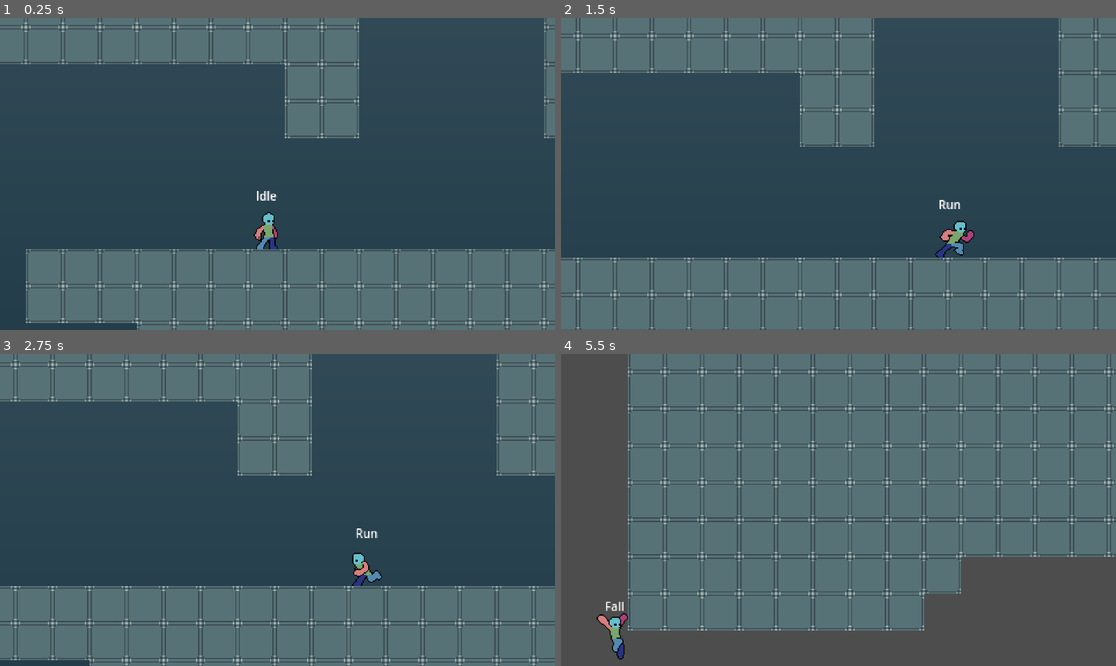
Above: before the commit, frames 1-4 (two rows, left to right).
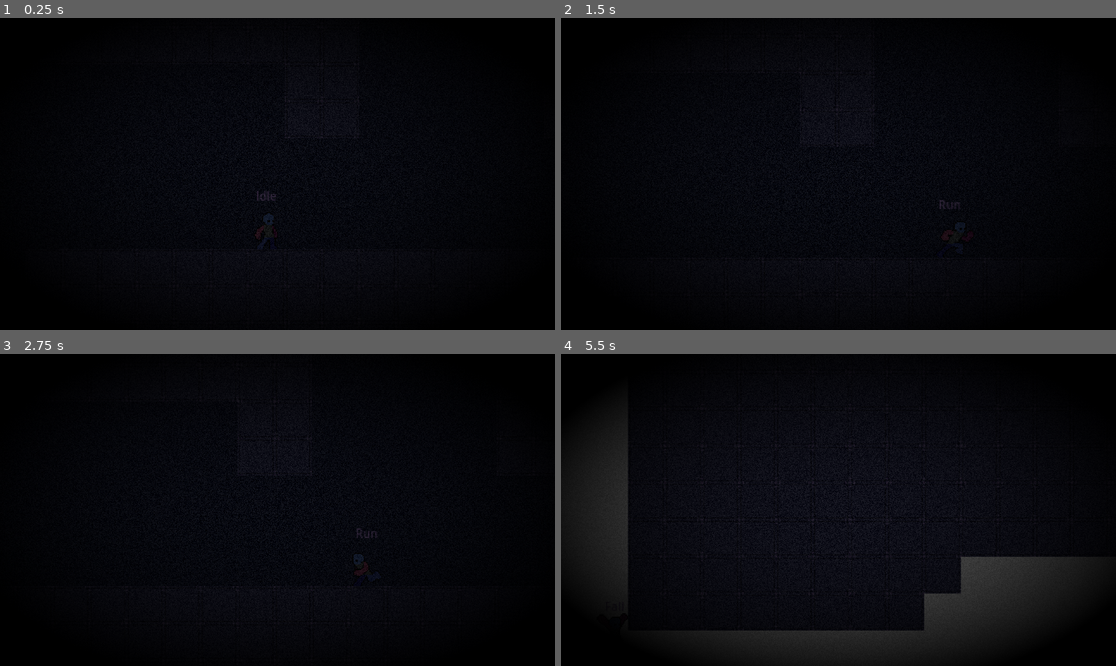
Above: after the commit, the same moments.

Repository: TianJunShi1/harry-forge
Game: Godot game, scene res://main.tscn
Same seed, same stepped clock (60 frames per second), same inputs: the game is played once before the commit and once after it.
Inputs (mouse positions are in pixels of both pictures, inside the frame that each line leads up to):
- Up to frame 1 (0.25 s): no input
- Up to frame 2 (1.5 s): move the mouse to (960, 158) at 0.52 s; hold D (right) from 0.53 s (still down); tap Shift (run) at 0.6, 1.35 s; tap Space (jump) at 0.77 s; move the mouse to (727, 189) at 1.27 s
- Up to frame 3 (2.75 s): tap Space (jump) at 1.52 s; move the mouse to (333, 441) at 2.02 s; release D (right) at 2.03 s; hold A (left) from 2.03 s (still down); tap Shift (run) at 2.1 s
- Up to frame 4 (5.5 s): move the mouse to (810, 572) at 2.77 s; release A (left) at 2.78 s; hold D (right) 2.78-4.28 s; tap Shift (run) every 0.75 s from 2.85 to 5.1 s; tap Space (jump) at 3.02, 3.77, 4.52 s; move the mouse to (1005, 556) at 3.52 s; move the mouse to (672, 463) at 4.27 s; hold A (left) 4.28-5.03 s; move the mouse to (866, 510) at 5.02 s; hold D (right) from 5.03 s (still down)

The runs differ from the first frame. In frame 1, 100% of the frame differs, in the area x 0-100%, y 0-100%; in frame 2, 100%; in frame 3, 100%; in frame 4, 100%.

Commit message:
fix(visuals): 内嵌 shader 代码到 .tscn 避免外部资源 UID 解析失败
Godot 4.6 对没有 .uid 文件的新建 .gdshader 通过 ext_resource 路径引用
可能加载失败，导致 ShaderMaterial 没生效、暗角和颗粒看不见。

改为把 shader 代码作为 SubResource 直接内嵌在 pixel_renderer.tscn 里，
绕过外部资源 UID 解析。同时把默认值调强（grain 0.06、vignette 3.0），
让效果更明显。

https://claude.ai/code/session_01AJSbFJj2VUMALu7WGXsoLR

Diff:
--- a/general/camera/pixel_renderer.tscn
+++ b/general/camera/pixel_renderer.tscn
@@ -1,6 +1,40 @@
-[gd_scene load_steps=2 format=3 uid="uid://bpx5r3ndm7q4e"]
+[gd_scene load_steps=4 format=3 uid="uid://bpx5r3ndm7q4e"]
 
 [ext_resource type="Script" path="res://general/scripts/pixel_renderer.gd" id="1_renderer"]
+
+[sub_resource type="Shader" id="Shader_fx"]
+code = "shader_type canvas_item;
+
+uniform float grain_amount : hint_range(0.0, 0.2) = 0.06;
+uniform float grain_speed  : hint_range(0.0, 10.0) = 2.0;
+uniform float vignette_strength : hint_range(0.0, 6.0) = 3.0;
+
+float rand(vec2 uv) {
+	return fract(sin(dot(uv, vec2(12.9898, 78.233))) * 43758.5453);
+}
+
+void fragment() {
+	vec4 col = texture(TEXTURE, UV);
+
+	// 胶片颗粒：TIME 偏移让每帧噪声不同，floor 保持像素对齐
+	vec2 g_uv = floor(UV * vec2(1280.0, 720.0) + TIME * grain_speed * 17.0);
+	float grain = (rand(g_uv) * 2.0 - 1.0) * grain_amount;
+	col.rgb += grain;
+
+	// 暗角：二次方衰减，中心不变，边角渐暗
+	vec2 c = UV - vec2(0.5);
+	float vignette = 1.0 - dot(c, c) * vignette_strength;
+	col.rgb *= clamp(vignette, 0.0, 1.0);
+
+	COLOR = col;
+}
+"
+
+[sub_resource type="ShaderMaterial" id="ShaderMaterial_fx"]
+shader = SubResource("Shader_fx")
+shader_parameter/grain_amount = 0.06
+shader_parameter/grain_speed = 2.0
+shader_parameter/vignette_strength = 3.0
 
 [node name="PixelRenderer" type="Node2D"]
 script = ExtResource("1_renderer")
@@ -13,7 +47,13 @@
 snap_2d_vertices_to_pixel = true
 default_canvas_item_texture_filter = 0
 
+[node name="GlobalEffects" type="Node2D" parent="SubViewport"]
+
+[node name="CanvasModulate" type="CanvasModulate" parent="SubViewport/GlobalEffects"]
+color = Color(0.18, 0.14, 0.22, 1)
+
 [node name="DisplaySprite" type="Sprite2D" parent="."]
+material = SubResource("ShaderMaterial_fx")
 texture_filter = 1
 position = Vector2(720, 405)
 scale = Vector2(3, 3)
